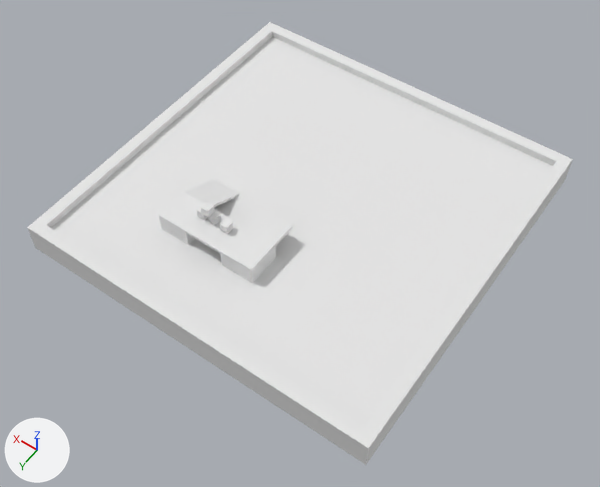
Renders of the glTF model assets/terrain.glb from each side of a commit.
Rendered twice from a 50 mm lens placed at (-17.2, 24.9, 34.6), pointed at (-0.9, 2.1, -1.3). The axes (+X, +Y, +Z) are drawn at lower left. The lights are the same throughout. The older version comes first.

Script lines for the objects in view, before the commit:
```python
mat_terrain = principled_material('Terrain')
mat_terrain.base_color = (0.8, 0.8, 0.8)  # white #e7e7e7
mat_terrain.roughness = 1.0
me_sm_ground = bpy.data.meshes.new('SM_ground')
me_sm_ground.from_pydata(...)  # 16 vertices, 28 faces; spans x -10.7..10.7, y -10.7..10.7, z -1.3..0.4
me_sm_ground.materials.append(mat_terrain)  # white #e7e7e7
me_sm_ramp = bpy.data.meshes.new('SM_ramp')
me_sm_ramp.from_pydata(...)  # 32 vertices, 60 faces; spans x -1.0..5.13, y -3.54..1.0, z -1.0..1.17
me_sm_ramp.materials.append(mat_terrain)  # white #e7e7e7
ob_sm_ground = bpy.data.objects.new('SM_ground', me_sm_ground)
ob_sm_ground.location = (0.0, 0.0, 0.0)
ob_sm_ramp = bpy.data.objects.new('SM_ramp', me_sm_ramp)
ob_sm_ramp.location = (0.0, 5.42, 0.0)
```
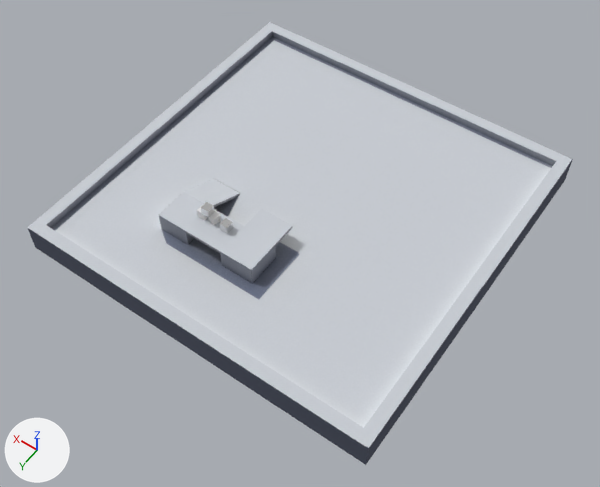
Diff of the bpy script that builds the scene:
```diff
--- a/assets/terrain.glb.py
+++ b/assets/terrain.glb.py
@@ img_terrain @@
+img_terrain = load_image('terrain', '_unpacked/terrain', 1024, 1024, 'sRGB')
@@ mat_terrain @@
 mat_terrain = principled_material('Terrain')
-mat_terrain.base_color = (0.8, 0.8, 0.8)  # white #e7e7e7
+mat_terrain.texture = img_terrain
 mat_terrain.roughness = 1.0
```

Pixel boxes (x1, y1, x2, y2) of what changed, in the pictures (600 x 487 px):
'SM_ground', surface changed
    both: (27, 22, 573, 465)
'SM_ramp', surface changed
    both: (159, 179, 292, 283)
